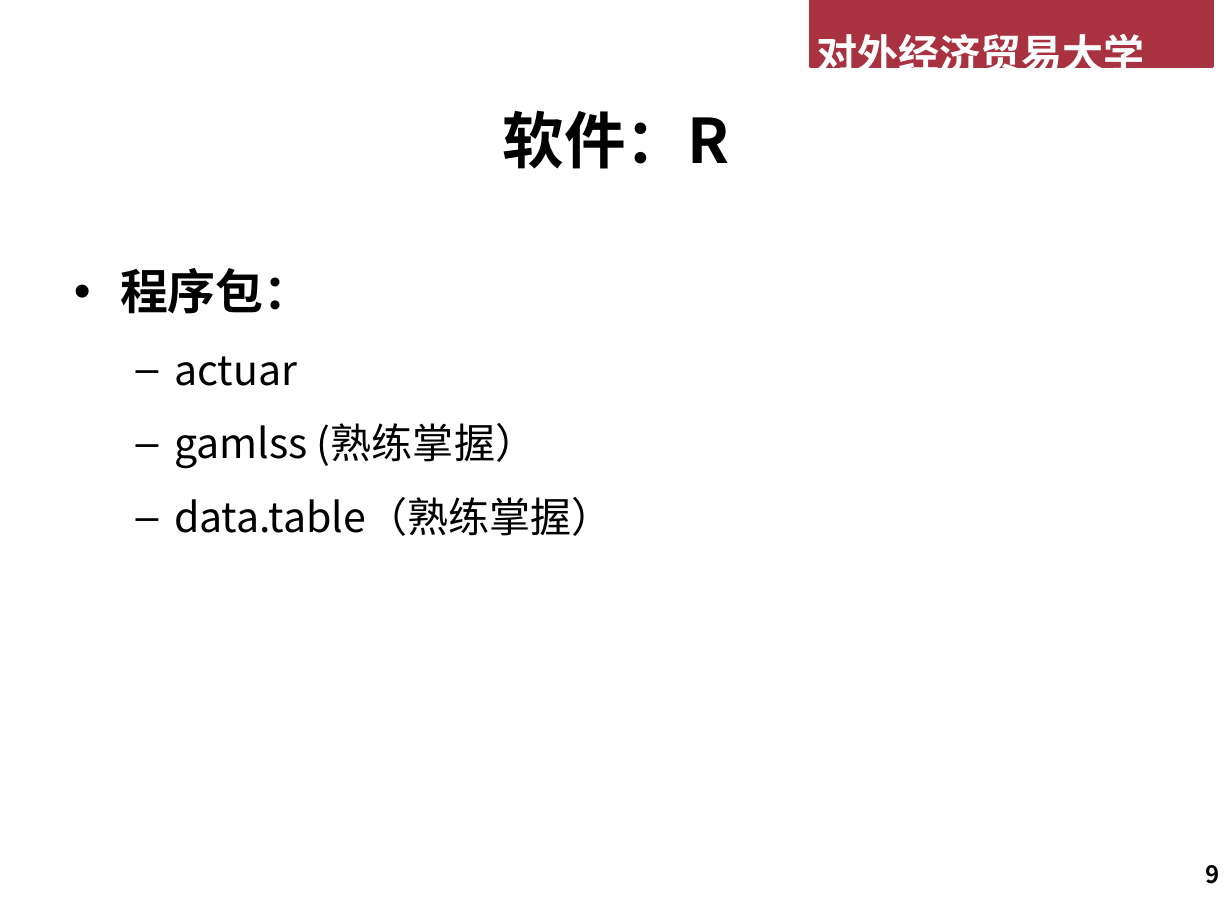
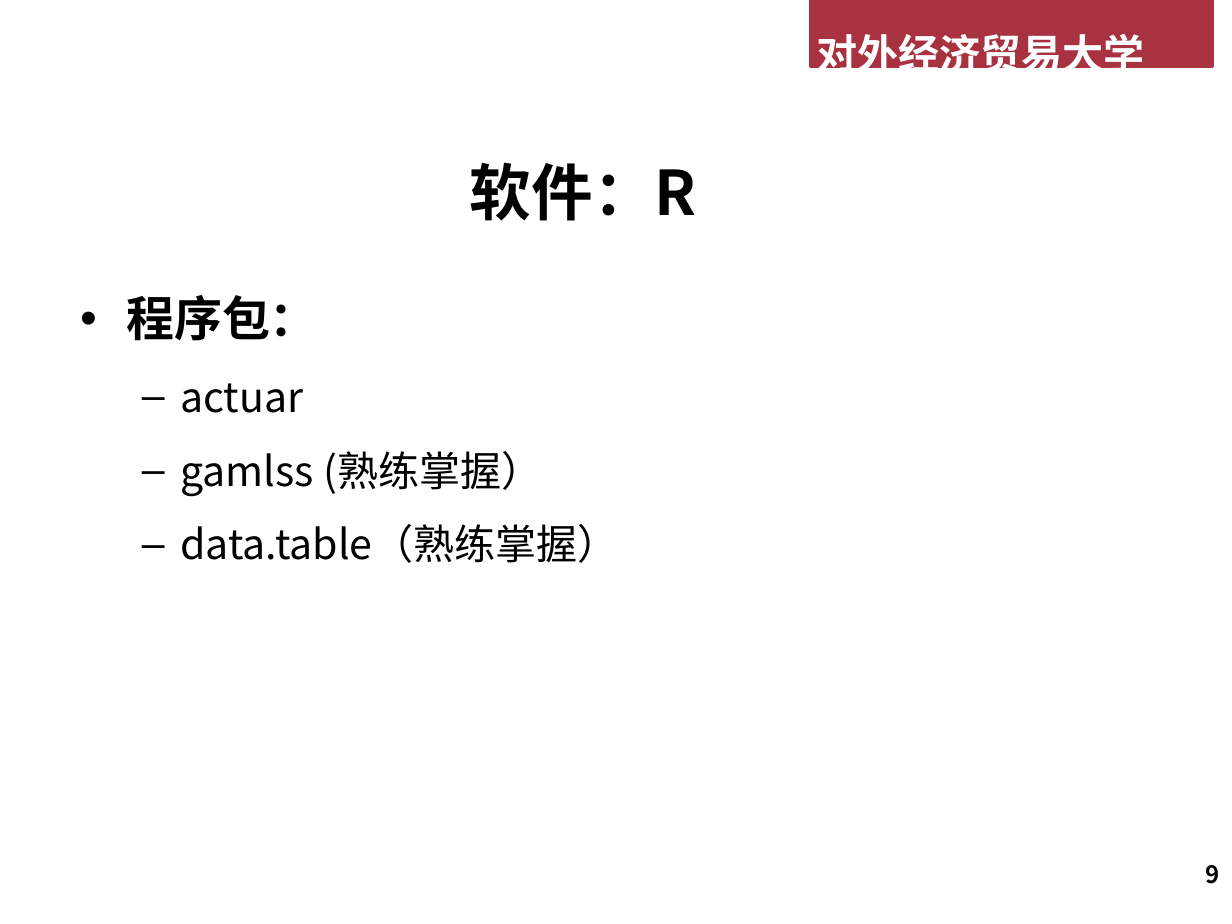
Before and after one commit to lizhengxiao/Non-life-Insurance-Ratemaking, a slide deck: slide 9 of Lectures/01 课程简介.pptx. Drawn at 1232x924 pixels with LibreOffice and Linux fonts; fonts in the diff are those of the drawing; background and template pictures are left out. Boxes give left, top, right and bottom in pixels: in the first picture for what was removed or moved away, otherwise in the second. Text is boxed around its words. In the diff, an @@ line names an element or a change of style, - is before the commit and + after.

```diff
--- a/Lectures/01 课程简介.pptx
+++ b/Lectures/01 课程简介.pptx
@@ title "软件：R": place and size @@
-title "软件：R" at <box>503,110,730,169</box>
+title "软件：R" at <box>470,162,697,221</box>
@@ text "程序包：": place and size @@
-text "程序包：" at <box>120,268,613,536</box>
+text "程序包：" at <box>126,295,619,563</box>
```
Also in this commit, not shown: 1 other slide changed, 1 slide added, 2 other files.
